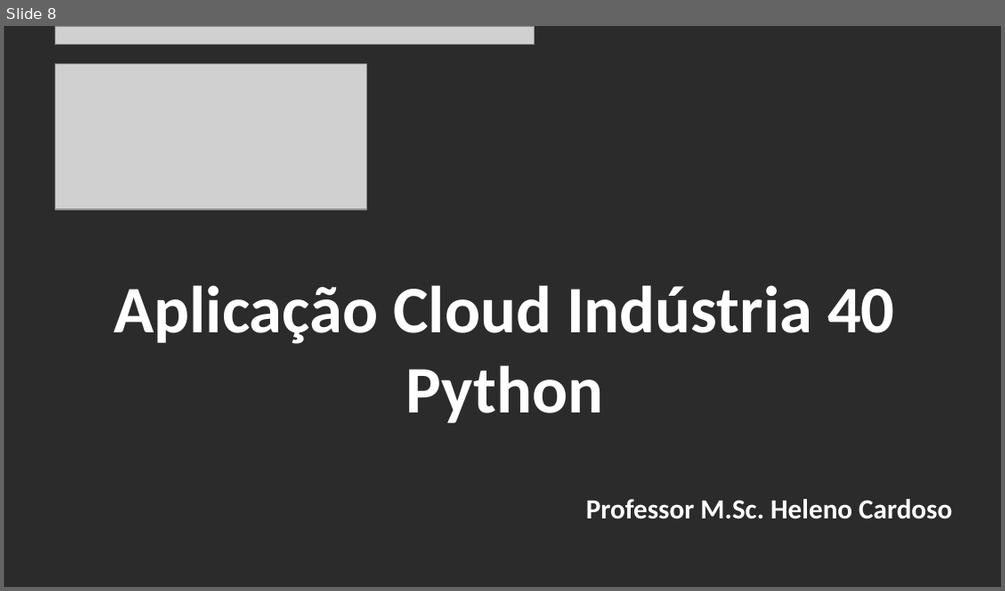
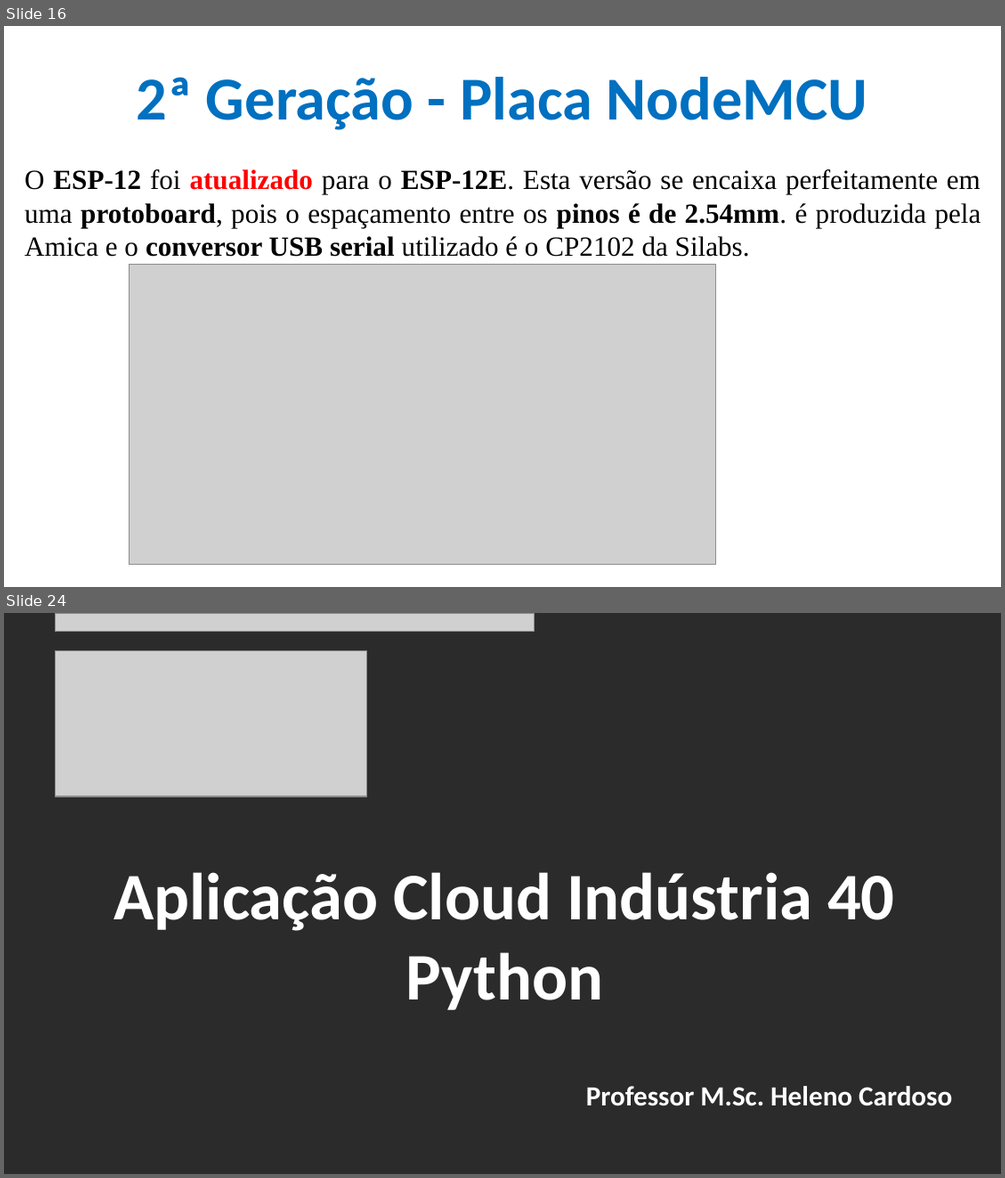
Before and after one commit to CloudEducationBrazil/WydenArea1AplicacaoCloudIndustria40Python, a slide deck: 01 Classes/Aula 05 - Aplicação Cloud Indústria 40 Python IoT Plataforma Nodemcu.pptx. Shown one above the other, each under a label of ours: slide 8 before the commit, slides 16 and 24 after it; the slides between them are not shown. The pictures are 1005x591 and 1005x1178 pixels, drawn with LibreOffice and Linux fonts; fonts in the diff are those of the drawing; grey boxes stand for pictures; background and template pictures are left out; a plain dark background stands for a picture behind light text. Boxes give left, top, right and bottom in pixels: in the first picture for what was removed or moved away, otherwise in the second. Text is boxed around its words. In the diff, an @@ line names an element or a change of style, - is before the commit and + after.

```diff
--- a/01 Classes/Aula 05 - Aplicação Cloud Indústria 40 Python IoT Plataforma Nodemcu.pptx
+++ b/01 Classes/Aula 05 - Aplicação Cloud Indústria 40 Python IoT Plataforma Nodemcu.pptx
@@ slide 16 added at bbox=[4, 26, 1001, 587], background picture (left out) @@
@@ title added at bbox=[136, 77, 868, 130], 44 pt, text #0070C0, bold @@
+2ª Geração - Placa NodeMCU
@@ text added at bbox=[24, 169, 981, 257], 20 pt, text #000000 @@
+O ESP-12 foi atualizado para o ESP-12E. Esta versão se encaixa perfeitamente em uma protoboard, pois o espaçamento entre os pinos é de 2.54mm. é produzida pela Amica e o conversor USB serial utilizado é o CP2102 da Silabs.
@@ picture added at bbox=[129, 265, 716, 564] @@
@@ what was slide 8 is now slide 24 @@
```
Also in this commit, not shown: 6 slides changed, 15 other slides added.
